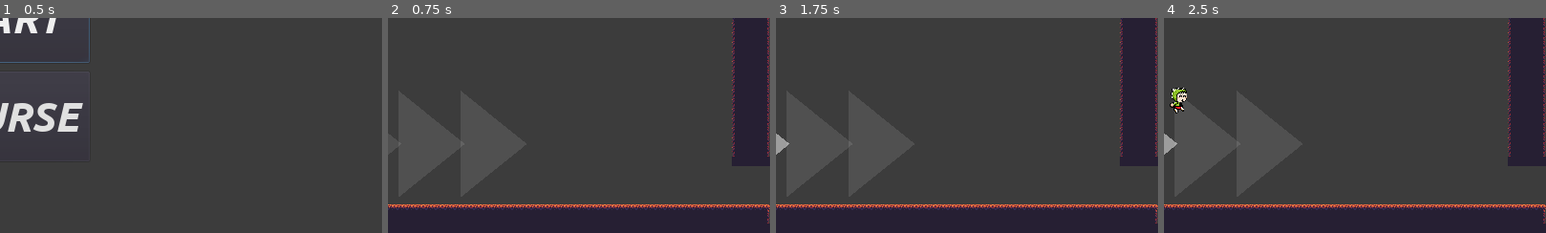
Above: before the commit, frames 1-4 (left to right).
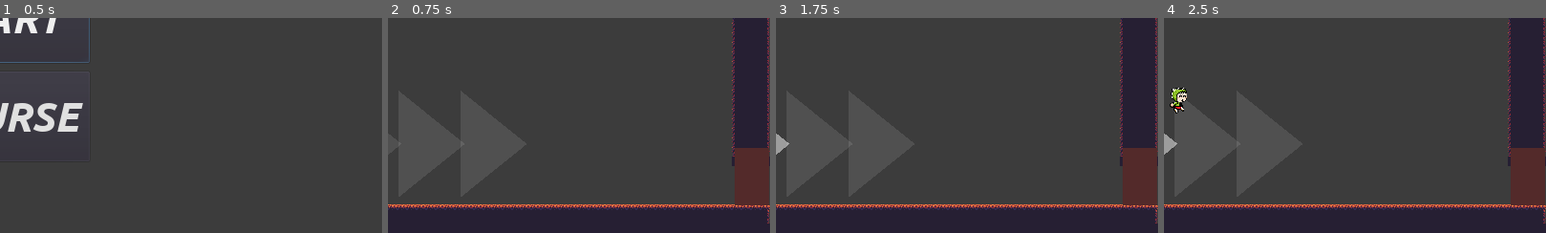
Above: after the commit, the same moments.

Repository: codemonsters/racekombat
Game: Godot game, scene res://Game.tscn
Same seed, same stepped clock (60 frames per second), same inputs: the game is played once before the commit and once after it.
Inputs:
- Up to frame 1 (0.5 s): no input
- Up to frame 2 (0.75 s): click "START" at 0.5 s
- Up to frame 3 (1.75 s): tap Enter at 1.25 s; hold Right (ui_right) from 1.28 s (still down); tap Shift at 1.35 s; tap Space at 1.52 s
- Up to frame 4 (2.5 s): keep holding Right (ui_right); tap Enter at 2.1 s; tap Space at 2.27 s
The pictures show only the part of the screen within x 50-100%, y 50-100%; the shares and areas given below are measured in that part.

Frame 1 is identical in both runs. In frame 2, 0.8% of the frame differs, in the area x 90-100%, y 60-88%; in frame 3, 0.8%; in frame 4, 0.8%.

Commit message:
Crea puerta que se abre y se cierra al acercarte (con bugs, pero funciona)

Diff:
--- a/server/project.godot
+++ b/server/project.godot
@@ -58,6 +58,7 @@
 [layer_names]
 
 2d_physics/layer_1="Player"
+2d_physics/layer_2="Blocks"
 
 [physics]
 
--- a/server/screens/game/WaitingRoom.gd
+++ b/server/screens/game/WaitingRoom.gd
@@ -2,6 +2,7 @@
 
 var players : Array
 var player_id := 0
+var bodies_in_door = []
 
 const PlayerResource = preload("res://screens/game/player/Player.tscn")
 
@@ -26,3 +27,13 @@
 
 func _on_Limite_body_entered(body):
 	print("sfsdghvbuxdf")
+
+
+func _on_DoorOpeningArea_body_entered(body):
+	bodies_in_door.append(body)
+	$Door.open()
+
+
+func _on_DoorOpeningArea_body_exited(body):
+	bodies_in_door.erase(body)
+	$Door.close()
--- a/server/screens/game/WaitingRoom.tscn
+++ b/server/screens/game/WaitingRoom.tscn
@@ -1,8 +1,9 @@
-[gd_scene load_steps=13 format=2]
+[gd_scene load_steps=15 format=2]
 
 [ext_resource path="res://screens/game/WaitingRoom.gd" type="Script" id=1]
 [ext_resource path="res://assets/platformer_in_the_forest.png" type="Texture" id=2]
 [ext_resource path="res://screens/game/objects/Arrows.tscn" type="PackedScene" id=3]
+[ext_resource path="res://screens/game/objects/Door.tscn" type="PackedScene" id=4]
 
 [sub_resource type="ConvexPolygonShape2D" id=1]
 points = PoolVector2Array( 16, 16, 0, 16, 0, 0, 16, 0 )
@@ -96,12 +97,16 @@
 [sub_resource type="RectangleShape2D" id=9]
 extents = Vector2( 35.2749, 32.5194 )
 
+[sub_resource type="RectangleShape2D" id=10]
+extents = Vector2( 170.24, 145.359 )
+
 [node name="Node2D" type="Node2D"]
 script = ExtResource( 1 )
 
 [node name="TileMap" type="TileMap" parent="."]
 tile_set = SubResource( 8 )
 cell_size = Vector2( 16, 16 )
+collision_layer = 2
 format = 1
 tile_data = PoolIntArray( 0, 0, 0, 1, 0, 1, 2, 0, 1, 3, 0, 1, 4, 0, 1, 5, 0, 1, 6, 0, 1, 7, 0, 1, 8, 0, 1, 9, 0, 1, 10, …(14569 unchanged characters)…
 
@@ -112,8 +117,24 @@
 position = Vector2( 1346.75, 638.875 )
 shape = SubResource( 9 )
 
-[node name="Node2D" parent="." instance=ExtResource( 3 )]
+[node name="Arrow" parent="." instance=ExtResource( 3 )]
 position = Vector2( 550.828, 480.983 )
 scale = Vector2( 0.25, 0.25 )
 
+[node name="Door" parent="." instance=ExtResource( 4 )]
+position = Vector2( 1220.48, 577.682 )
+scale = Vector2( 0.45, 0.5 )
+collision_layer = 2
+
+[node name="DoorOpeningArea" type="Area2D" parent="."]
+position = Vector2( 1220.48, 577.682 )
+scale = Vector2( 0.45, 0.5 )
+collision_layer = 0
+
+[node name="CollisionShape2D" type="CollisionShape2D" parent="DoorOpeningArea"]
+position = Vector2( -36.4119, 46.9771 )
+shape = SubResource( 10 )
+
 [connection signal="body_entered" from="Limite" to="." method="_on_Limite_body_entered"]
+[connection signal="body_entered" from="DoorOpeningArea" to="." method="_on_DoorOpeningArea_body_entered"]
+[connection signal="body_exited" from="DoorOpeningArea" to="." method="_on_DoorOpeningArea_body_exited"]
--- /dev/null
+++ b/server/screens/game/objects/Door.gd
@@ -0,0 +1,22 @@
+extends StaticBody2D
+
+var open = false
+
+
+func open():
+	if open:
+		return
+
+	$Tween.interpolate_property(self, "position:y", null, position.y -70, 1.5, Tween.TRANS_LINEAR)
+	$Tween.start()
+
+func close():
+	if not open:
+		return
+
+	$Tween.interpolate_property(self, "position:y", null, position.y + 70, 1.5, Tween.TRANS_LINEAR)
+	$Tween.start()
+
+
+func _on_Tween_tween_completed(object, key):
+	open = not open
--- /dev/null
+++ b/server/screens/game/objects/Door.tscn
@@ -0,0 +1,23 @@
+[gd_scene load_steps=3 format=2]
+
+[ext_resource path="res://screens/game/objects/Door.gd" type="Script" id=1]
+
+[sub_resource type="RectangleShape2D" id=1]
+extents = Vector2( 64, 96 )
+
+[node name="Node2D" type="StaticBody2D"]
+collision_layer = 0
+script = ExtResource( 1 )
+
+[node name="Polygon2D" type="Polygon2D" parent="."]
+position = Vector2( -64, 0 )
+color = Color( 0.329412, 0.168627, 0.168627, 1 )
+polygon = PoolVector2Array( 64, 0, 192, 0, 192, 192, 64, 192 )
+
+[node name="CollisionShape2D" type="CollisionShape2D" parent="."]
+position = Vector2( 64, 96 )
+shape = SubResource( 1 )
+
+[node name="Tween" type="Tween" parent="."]
+
+[connection signal="tween_completed" from="Tween" to="." method="_on_Tween_tween_completed"]
